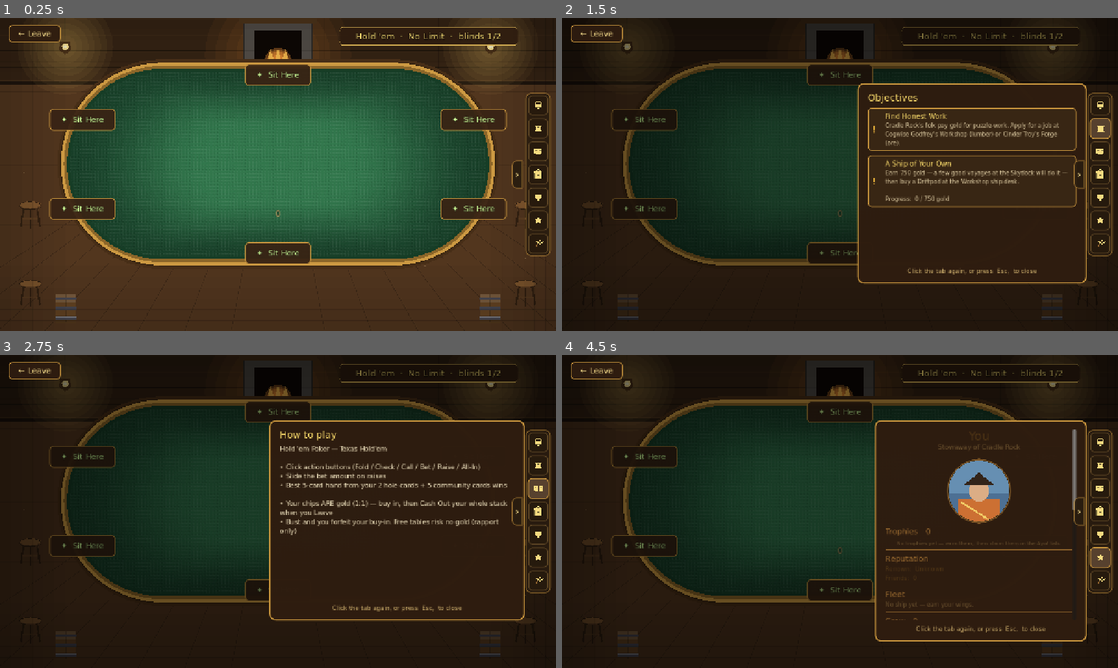
Above: before the commit, frames 1-4 (two rows, left to right).
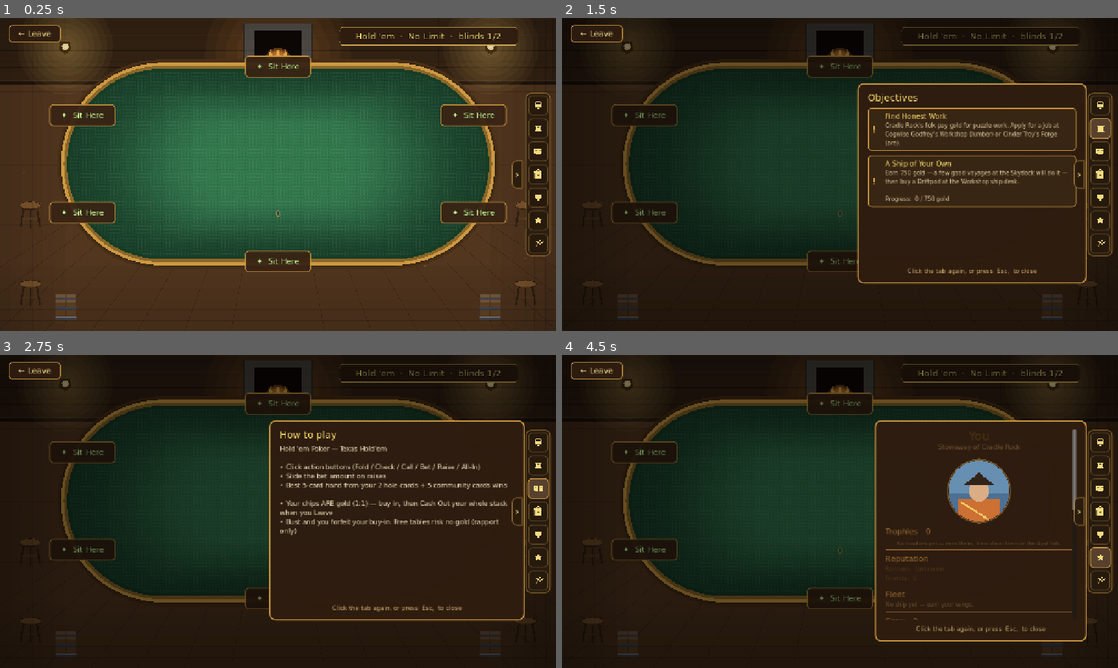
Above: after the commit, the same moments.

Repository: TairoyZone/shivaliva-shanty
Game: Godot game, scene res://puzzles/poker/poker_scene.tscn
Same seed, same stepped clock (60 frames per second), same inputs: the game is played once before the commit and once after it. This scene is started directly instead of the project's main scene.
Inputs (mouse positions are in pixels of both pictures, inside the frame that each line leads up to):
- Up to frame 1 (0.25 s): no input
- Up to frame 2 (1.5 s): click "0" at 0.5 s; click (1101, 127) at 1.27 s
- Up to frame 3 (2.75 s): click (539, 489) at 2.02 s
- Up to frame 4 (4.5 s): click (1101, 511) at 2.77 s; click (1101, 533) at 3.52 s; click (1101, 558) at 4.27 s

The runs differ from the first frame. In frame 1, 3.0% of the frame differs, in the area x 8-92%, y 12-82%; in frame 2, 1.0%; in frame 3, 0.9%; in frame 4, 1.1%.

Commit message:
fix(poker): right-size the seat pull-in (224, verified) + chat bubbles sit just above their panel
Corrected the over-reduction: SEAT_RY 205 was too much (it crowded the community in the centre). 224 is the sweet spot — verified by an actual seated+dealt screenshot that the bottom seat's hole cards stay on-screen (~25px margin) AND the top/side seats' cards stay clear of the community board. Symmetric (every seat moves in equally).

Chat bubbles floated at the overworld default (-118, for an NPC's feet); a seat's origin is its panel CENTRE, so they sat way overhead. SpeechBubble.say now honours a node's optional bubble_y; the seat sets it just above its panel top (-PANEL_H*0.5 - 8). Verified by screenshot.

Co-Authored-By: Claude Opus 4.8 (1M context) <noreply@anthropic.com>

Diff:
--- a/components/speech_bubble.gd
+++ b/components/speech_bubble.gd
@@ -15,6 +15,11 @@
 
 	if npc == null or text.is_empty():
 		return null
+	# A node can override the default float height (e.g. the poker SEAT's origin is its
+	# panel CENTRE, not an NPC's feet, so its bubble sits just above the panel).
+	var custom : Variant = npc.get("bubble_y")
+	if custom != null:
+		y = float(custom)
 	var b : SpeechBubble = SpeechBubble.new()
 	b._text = text
 	b.position = Vector2(0.0, y)
--- a/puzzles/poker/poker_scene.gd
+++ b/puzzles/poker/poker_scene.gd
@@ -30,10 +30,10 @@
 ## around this — seat 0 (you) at bottom-centre, the rest spaced evenly all the way around. See _seat_position.
 const TABLE_CENTER : Vector2 = Vector2(640.0, 336.0)
 const SEAT_RX : float = 520.0
-## Pulled IN from 242 so the bottom seat's hole cards (centred 102px below the panel,
-## ~93px tall) stay fully on-screen — symmetric, so every seat moves in equally
-## (Troy 2026-06-16).
-const SEAT_RY : float = 205.0
+## Pulled IN a little from 242 so the bottom seat's hole cards (centred 102px below the
+## panel, ~93px tall) stay on-screen WITHOUT the top/side seats' cards crowding the
+## community in the middle — symmetric, every seat moves in equally (Troy 2026-06-16).
+const SEAT_RY : float = 224.0
 ## Delay between consecutive hole cards during the deal.
 const HOLE_DEAL_STAGGER : float = 0.07
 ## How long one hole card takes to slide from deck to its seat.
@@ -128,8 +128,8 @@
 var _seating : bool = true                 # true until Deal starts the first hand
 var _between_hands : bool = false          # a hand just ended — open chairs are invite-able again
 var _seat_layer : Node2D                   # holds the open-seat Sit Here / Invite + Deal buttons. A WORLD-space
-                                           # child of $Table (not a CanvasLayer) so it ZOOMS + stays aligned with
-                                           # the felt seats under the touch pinch-zoom (Troy 2026-06-13)
+										   # child of $Table (not a CanvasLayer) so it ZOOMS + stays aligned with
+										   # the felt seats under the touch pinch-zoom (Troy 2026-06-13)
 var _pending_seat : int = -1               # the seat being bought into (held across the buy-in dialog)
 var _returning : bool = false              # leaving the table — pay out / record mastery ONCE
 
--- a/puzzles/poker/seat.gd
+++ b/puzzles/poker/seat.gd
@@ -23,6 +23,9 @@
 const PANEL_W : float = 220.0
 const PANEL_H : float = 108.0
 const PORTRAIT_RADIUS : float = 24.0
+## Chat-bubble float height — just above this panel's TOP edge (+ a small margin), NOT
+## the overworld default of -118 (which assumes an NPC's feet). Read by SpeechBubble.say.
+var bubble_y : float = -PANEL_H * 0.5 - 8.0
 const HOLE_CARD_Y : float = 102.0           # distance below panel center (room for the bigger cards)
 const HOLE_CARD_SPACING : float = 40.0      # half-distance between the two card centers
 const DEALER_BADGE_RADIUS : float = 11.0
--- /dev/null
+++ b/tools/shot_poker_dealt.gd
@@ -0,0 +1,70 @@
+## DEV-ONLY: seat a full table + deal + force a full community board, so the seat /
+## hole-card / community geometry can be verified (the bottom cards must stay on-
+## screen AND the seats' cards must not crowd the community). Not shipped.
+extends Node2D
+
+const OUT : String = "user://shots"
+
+
+func _ready() -> void:
+
+	DirAccess.make_dir_recursive_absolute(OUT)
+	call_deferred("_go")
+
+
+func _go() -> void:
+
+	var scene : Node = load("res://puzzles/poker/poker_scene.tscn").instantiate()
+	get_tree().root.add_child(scene)
+	get_tree().current_scene = scene
+	await get_tree().create_timer(0.9).timeout   # _ready + _begin_seating
+	_hide_autoload_ui()
+
+	# Seat the human (bottom) + fill the rest of the ring with the cast, then deal.
+	scene._seat_human(0, 1000)
+	var seats : int = scene._table_seats
+	var k : int = 1
+	for p in NpcRegistry.all():
+		if k >= seats:
+			break
+		scene._seat_npc(k, p)
+		k += 1
+	scene._on_deal()
+	await get_tree().create_timer(1.0).timeout   # hole-card deal animation
+
+	# Force a full 5-card community board so the overlap with the seats' cards is visible.
+	if scene._board.deck != null:
+		var comm : Array[Card] = scene._board.deck.deal(5)
+		scene._community.set_cards(comm)
+	# Spawn chat bubbles to verify they sit just above each panel (not way overhead).
+	if scene._seats.size() > 4:
+		SpeechBubble.say(scene._seats[2], "I'll see your bet, friend.")
+		SpeechBubble.say(scene._seats[4], "Bold move, hand.")
+	await get_tree().create_timer(0.5).timeout
+
+	var img : Image = get_viewport().get_texture().get_image()
+	var bub : Image = img.get_region(Rect2i(20, 70, 420, 300))
+	bub.resize(840, 600, Image.INTERPOLATE_NEAREST)
+	bub.save_png("%s/poker_bubble.png" % OUT)
+	img.save_png("%s/poker_dealt.png" % OUT)
+	# Zoomed crops (2x) so the bottom margin + the centre overlap read clearly.
+	var bottom : Image = img.get_region(Rect2i(430, 470, 420, 250))
+	bottom.resize(840, 500, Image.INTERPOLATE_NEAREST)
+	bottom.save_png("%s/poker_bottom.png" % OUT)
+	var centre : Image = img.get_region(Rect2i(360, 150, 560, 280))
+	centre.resize(1120, 560, Image.INTERPOLATE_NEAREST)
+	centre.save_png("%s/poker_center.png" % OUT)
+	get_tree().quit()
+
+
+func _hide_autoload_ui() -> void:
+	for n in ["HUD", "Overlay", "EventFeed", "ChatBox", "UserPanel"]:
+		var node : Node = get_node_or_null("/root/" + n)
+		if node:
+			_hide_subtree(node)
+
+func _hide_subtree(node: Node) -> void:
+	if node is CanvasItem or node is CanvasLayer:
+		node.visible = false
+	for c in node.get_children():
+		_hide_subtree(c)
--- /dev/null
+++ b/tools/shot_poker_dealt.tscn
@@ -0,0 +1,6 @@
+[gd_scene load_steps=2 format=3]
+
+[ext_resource type="Script" path="res://tools/shot_poker_dealt.gd" id="1"]
+
+[node name="ShotPokerDealt" type="Node2D"]
+script = ExtResource("1")
